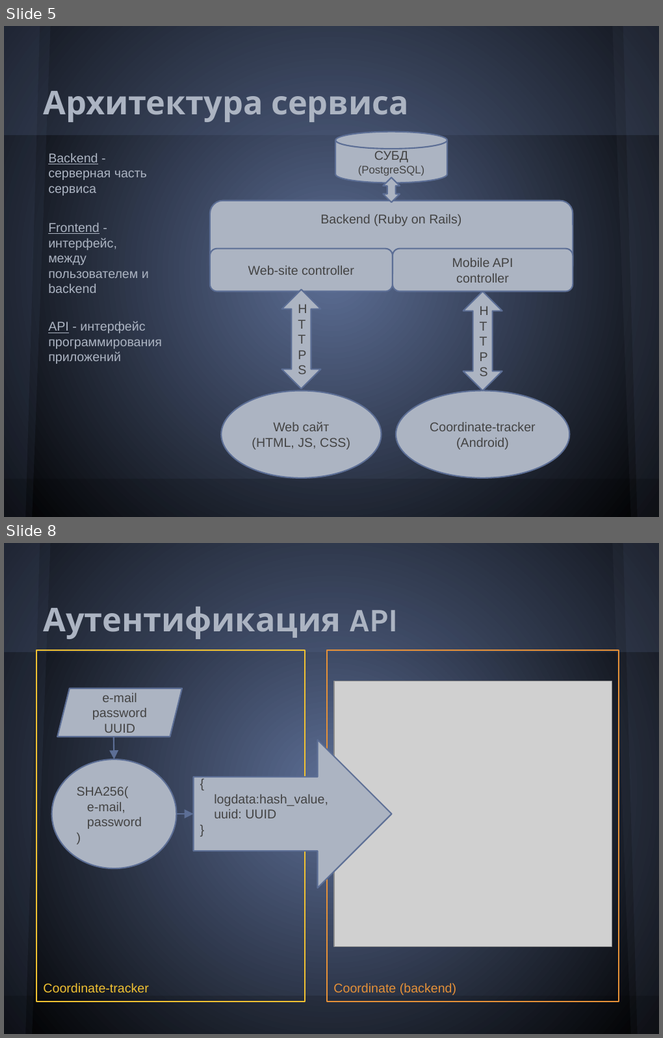
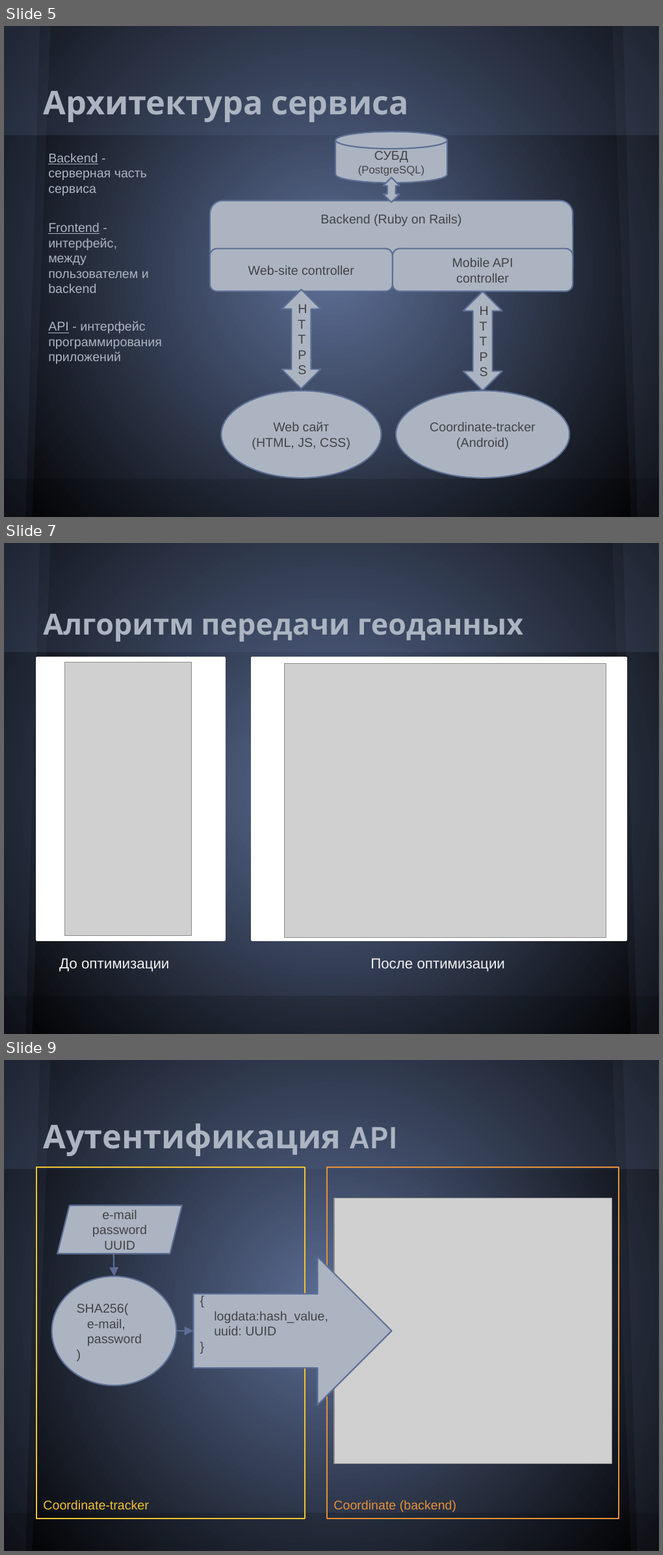
Before and after one commit to Melancholic/Coordinate-reports, a slide deck: Презентация.pptx. Shown one above the other, each under a label of ours: slides 5 and 8 before the commit, slides 5, 7 and 9 after it; the slides between them are not shown. The pictures are 663x1038 and 663x1555 pixels, drawn with LibreOffice and Linux fonts; fonts in the diff are those of the drawing; grey boxes stand for pictures. Boxes give left, top, right and bottom in pixels: in the first picture for what was removed or moved away, otherwise in the second. Text is boxed around its words. In the diff, an @@ line names an element or a change of style, - is before the commit and + after.

```diff
--- a/Презентация.pptx
+++ b/Презентация.pptx
@@ slide 7 added at box(4, 543, 659, 1034), background gradient #5C6E95 to #000000; not listed: 6 template elements that a slide beside it also shows @@
@@ title added at box(43, 614, 523, 642), 32 pt, text #ACB4C2, bold @@
+Алгоритм передачи геоданных
@@ rectangle added at box(36, 657, 225, 941), fill #FFFFFF, outline #FFFFFF 2 pt @@
@@ rectangle added at box(252, 657, 627, 941), fill #FFFFFF, outline #FFFFFF 2 pt @@
@@ picture added at box(64, 662, 191, 936) @@
@@ picture added at box(284, 663, 606, 938) @@
@@ text added at box(59, 958, 169, 972), 16 pt, text #F2F2F2 @@
+До оптимизации
@@ text added at box(371, 958, 505, 972), 16 pt, text #F2F2F2 @@
+После оптимизации
@@ what was slide 8 is now slide 9 @@
```
Also in this commit, not shown: 2 slides changed, 3 other slides added, 6 slides removed, 4 other files.
